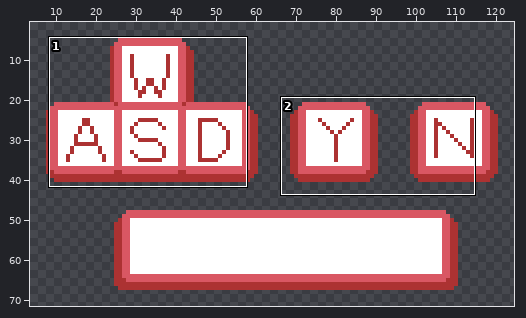
Pixel-art file -- Keyboard Map.aseprite. The picture above shows the old version from afar; the outline marks the close-up.
Close-up. Before:
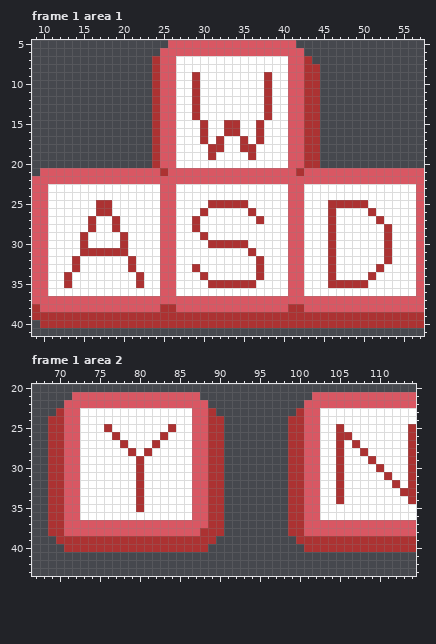
128x80 pixels, 2 frames. Shown: frame 1 area 1: x 9..57, y 5..41; frame 1 area 2: x 67..114, y 20..43. The wide view leaves out empty margins. The commit also changed other frames or places, which this record leaves out.
New version:
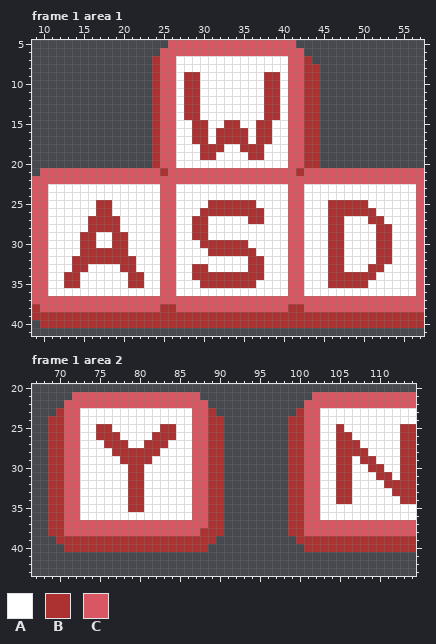
Palette (. is transparent): A #ffffff  B #ac3232  C #d95763
The edit:
Changed rows in their new state; - is an unchanged pixel.
Frame 1 area 1, layer "Layer 1":
first column x 28:
 9 B----------B
10 B----------B
11 B----------B
12 B----------B
13 B----------B
14 B----------B
15 -B--------B-
16 -B--B--B--B-
17 -B---BB---B-
18 --B------B--
19 --B------B--
first column x 14:
25 ----------------------B----------------
26 -----------------BBBBB-B---------BBBB--
27 ---BB-----------B-----B----------B---B-
28 ---BB-----------B----------------B----B
29 --B--B---------B-----------------B----B
30 --B--B----------B----------------B----B
31 -----------------BBBBB-----------B----B
32 -BBBBBB---------------B----------B----B
33 -B----B---------B-----B----------B---B-
34 B------B-------B-BBBBBB----------BBBB--
35 B------B--------B----------------------
Frame 1 area 2, layer "Layer 1":
first column x 75:
25 B-------B-----------------------------B
26 BB-----B-B----------------------------B
27 -BB---B-B----------------------B------B
28 --BB-B-B-----------------------BB-----B
29 ---BB-B------------------------B-B----B
30 ----B--------------------------B--B---B
31 ----B--------------------------B---B--B
32 ----B--------------------------B----B-B
33 ----B--------------------------B-----B-
34 ----B--------------------------B------B
35 ----B----------------------------------
Where, in picture pixels (left, top, right, bottom), the same in both close-ups:
changed: (184, 72, 280, 160)
changed: (192, 200, 264, 288)
changed: (336, 208, 384, 280)
changed: (72, 216, 136, 288)
changed: (96, 424, 176, 512)
changed: (344, 424, 408, 504)
